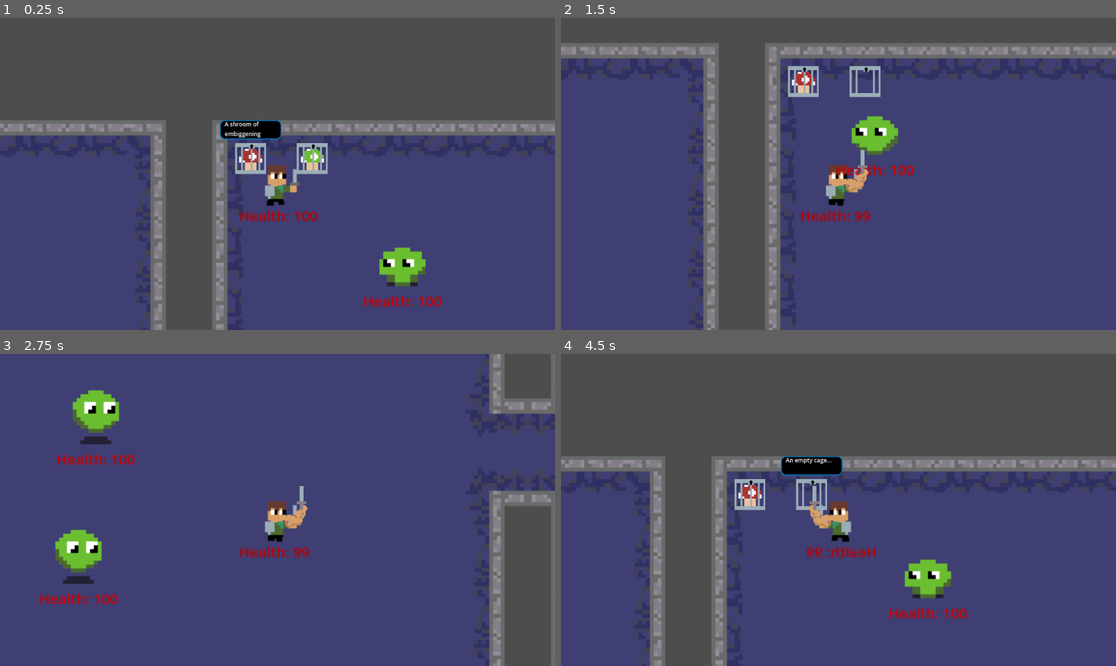
Above: before the commit, frames 1-4 (two rows, left to right).
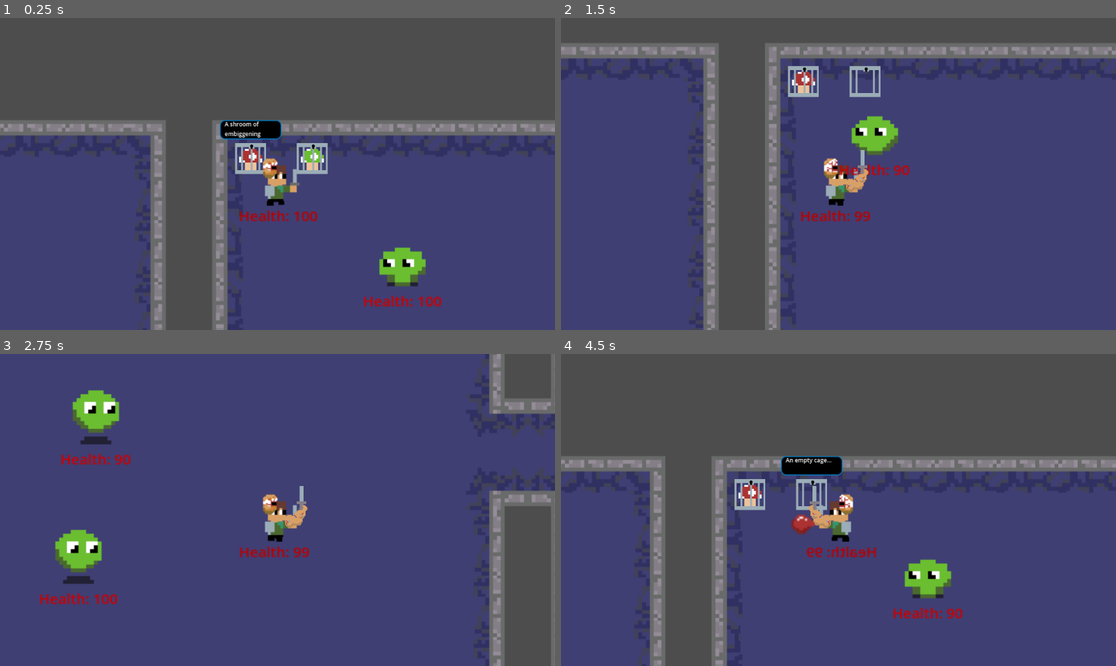
Above: after the commit, the same moments.

Repository: beml201/dungeon_game1
Game: Godot game, scene res://scenes/main.tscn
Two runs of this game, one before a commit and one after it. Both use one fixed random seed, a clock stepped at 60 frames per second and the inputs below. The engine's default icon, where the game draws it, is replaced by a stand-in: a white triangle on a blue panel in a dark square.
Inputs (mouse positions are in pixels of both pictures, inside the frame that each line leads up to):
- Up to frame 1 (0.25 s): no input
- Up to frame 2 (1.5 s): move the mouse to (960, 158) at 0.52 s; hold D (right) 0.53-1.28 s; click (960, 158) at 0.6 s; tap E (shoot, bound only after the commit) at 0.8, 1.35 s; move the mouse to (727, 189) at 1.27 s; hold S (down) from 1.28 s (still down)
- Up to frame 3 (2.75 s): click (166, 525) at 1.55 s; move the mouse to (333, 441) at 2.02 s; release S (down) at 2.03 s; hold D (right) from 2.03 s (still down); click (333, 441) at 2.1 s; tap E (shoot, bound only after the commit) at 2.3 s
- Up to frame 4 (4.5 s): move the mouse to (810, 572) at 2.77 s; release D (right) at 2.78 s; hold W (up) 2.78-3.53 s; tap E (shoot, bound only after the commit) at 2.85, 3.8, 4.35 s; click (810, 572) at 3.05 s; move the mouse to (1005, 556) at 3.52 s; hold A (left) from 3.53 s (still down); click (1005, 556) at 3.6 s; move the mouse to (672, 463) at 4.27 s

The runs differ from the first frame. In frame 1, 0.2% of the frame differs, in the area x 47-51%, y 44-52%; in frame 2, 0.4%; in frame 3, 0.4%; in frame 4, 0.6%, in the area x 41-74%, y 44-85%.

Commit message:
Added ENSEEEN

Diff:
--- a/project.godot
+++ b/project.godot
@@ -50,6 +50,11 @@
 "events": [Object(InputEventMouseButton,"resource_local_to_scene":false,"resource_name":"","device":-1,"window_id":0,"a …(253 unchanged characters)…
 ]
 }
+shoot={
+"deadzone": 0.5,
+"events": [Object(InputEventKey,"resource_local_to_scene":false,"resource_name":"","device":-1,"window_id":0,"alt_pressed":false,"shift_pressed":false,"ctrl_pressed":false,"meta_pressed":false,"pressed":false,"keycode":0,"physical_keycode":69,"key_label":0,"unicode":101,"location":0,"echo":false,"script":null)
+]
+}
 
 [rendering]
 
--- /dev/null
+++ b/scenes/projectile.tscn
@@ -0,0 +1,28 @@
+[gd_scene load_steps=5 format=3 uid="uid://b447j4xtwt3ok"]
+
+[ext_resource type="Script" path="res://scripts/projectile.gd" id="1_nboui"]
+[ext_resource type="Texture2D" uid="uid://r0wp10an7ys6" path="res://assets/blood.png" id="2_ughmo"]
+
+[sub_resource type="CircleShape2D" id="CircleShape2D_s8b5w"]
+
+[sub_resource type="CircleShape2D" id="CircleShape2D_3vwra"]
+
+[node name="Projectile" type="CharacterBody2D"]
+script = ExtResource("1_nboui")
+
+[node name="Sprite2D" type="Sprite2D" parent="."]
+scale = Vector2(2, 2)
+texture = ExtResource("2_ughmo")
+
+[node name="CollisionShape2D" type="CollisionShape2D" parent="."]
+scale = Vector2(0.5, 0.5)
+shape = SubResource("CircleShape2D_s8b5w")
+disabled = true
+
+[node name="Area2D" type="Area2D" parent="."]
+
+[node name="CollisionShape2D" type="CollisionShape2D" parent="Area2D"]
+scale = Vector2(1.2, 1)
+shape = SubResource("CircleShape2D_3vwra")
+
+[connection signal="body_entered" from="Area2D" to="." method="_on_area_2d_body_entered"]
--- a/scenes/sam.tscn
+++ b/scenes/sam.tscn
@@ -204,6 +204,61 @@
 "static": SubResource("Animation_47k0u")
 }
 
+[sub_resource type="Animation" id="Animation_xlysp"]
+length = 0.001
+tracks/0/type = "value"
+tracks/0/imported = false
+tracks/0/enabled = true
+tracks/0/path = NodePath("Eye/Eye:frame")
+tracks/0/interp = 1
+tracks/0/loop_wrap = true
+tracks/0/keys = {
+"times": PackedFloat32Array(0),
+"transitions": PackedFloat32Array(1),
+"update": 1,
+"values": [0]
+}
+
+[sub_resource type="Animation" id="Animation_epbmo"]
+resource_name = "attack"
+length = 0.5
+tracks/0/type = "value"
+tracks/0/imported = false
+tracks/0/enabled = true
+tracks/0/path = NodePath("Eye/Eye:frame")
+tracks/0/interp = 1
+tracks/0/loop_wrap = true
+tracks/0/keys = {
+"times": PackedFloat32Array(0, 0.0666667, 0.133333, 0.233333, 0.333333, 0.4, 0.466667),
+"transitions": PackedFloat32Array(1, 1, 1, 1, 1, 1, 1),
+"update": 1,
+"values": [0, 1, 2, 3, 2, 1, 0]
+}
+
+[sub_resource type="Animation" id="Animation_ukogc"]
+resource_name = "static"
+length = 0.5
+loop_mode = 1
+tracks/0/type = "value"
+tracks/0/imported = false
+tracks/0/enabled = true
+tracks/0/path = NodePath("Eye/Eye:frame")
+tracks/0/interp = 1
+tracks/0/loop_wrap = true
+tracks/0/keys = {
+"times": PackedFloat32Array(0, 0.0666667, 0.466667),
+"transitions": PackedFloat32Array(1, 1, 1),
+"update": 1,
+"values": [0, 1, 0]
+}
+
+[sub_resource type="AnimationLibrary" id="AnimationLibrary_ngt45"]
+_data = {
+"RESET": SubResource("Animation_xlysp"),
+"attack": SubResource("Animation_epbmo"),
+"static": SubResource("Animation_ukogc")
+}
+
 [sub_resource type="Animation" id="Animation_jibnj"]
 length = 0.001
 tracks/0/type = "value"
@@ -310,60 +365,6 @@
 "slash": SubResource("Animation_1jj8w"),
 "walking": SubResource("Animation_06lmu"),
 "walking-slash": SubResource("Animation_mc3fb")
-}
-
-[sub_resource type="Animation" id="Animation_xlysp"]
-length = 0.001
-tracks/0/type = "value"
-tracks/0/imported = false
-tracks/0/enabled = true
-tracks/0/path = NodePath("Eye:frame")
-tracks/0/interp = 1
-tracks/0/loop_wrap = true
-tracks/0/keys = {
-"times": PackedFloat32Array(0),
-"transitions": PackedFloat32Array(1),
-"update": 1,
-"values": [0]
-}
-
-[sub_resource type="Animation" id="Animation_epbmo"]
-resource_name = "attack"
-length = 0.5
-tracks/0/type = "value"
-tracks/0/imported = false
-tracks/0/enabled = true
-tracks/0/path = NodePath("Eye:frame")
-tracks/0/interp = 1
-tracks/0/loop_wrap = true
-tracks/0/keys = {
-"times": PackedFloat32Array(0, 0.0666667, 0.133333, 0.233333, 0.333333, 0.4, 0.466667),
-"transitions": PackedFloat32Array(1, 1, 1, 1, 1, 1, 1),
-"update": 1,
-"values": [0, 1, 2, 3, 2, 1, 0]
-}
-
-[sub_resource type="Animation" id="Animation_ukogc"]
-resource_name = "static"
-length = 0.5
-tracks/0/type = "value"
-tracks/0/imported = false
-tracks/0/enabled = true
-tracks/0/path = NodePath("Eye:frame")
-tracks/0/interp = 1
-tracks/0/loop_wrap = true
-tracks/0/keys = {
-"times": PackedFloat32Array(0, 0.0666667, 0.466667),
-"transitions": PackedFloat32Array(1, 1, 1),
-"update": 1,
-"values": [0, 1, 0]
-}
-
-[sub_resource type="AnimationLibrary" id="AnimationLibrary_ngt45"]
-_data = {
-"RESET": SubResource("Animation_xlysp"),
-"attack": SubResource("Animation_epbmo"),
-"static": SubResource("Animation_ukogc")
 }
 
 [node name="sam" type="CharacterBody2D"]
@@ -476,19 +477,23 @@
 "": SubResource("AnimationLibrary_tdy6o")
 }
 
-[node name="Eye" type="Sprite2D" parent="."]
-visible = false
+[node name="Eye" type="Area2D" parent="."]
+
+[node name="Eye" type="Sprite2D" parent="Eye"]
+position = Vector2(13, 0)
 texture = ExtResource("5_u7kex")
 hframes = 4
+
+[node name="Eye_Animations" type="AnimationPlayer" parent="Eye"]
+root_node = NodePath("../..")
+libraries = {
+"": SubResource("AnimationLibrary_ngt45")
+}
+autoplay = "static"
 
 [node name="Basic_Animations" type="AnimationPlayer" parent="."]
 libraries = {
 "": SubResource("AnimationLibrary_q2h2c")
-}
-
-[node name="Eye_Animations" type="AnimationPlayer" parent="."]
-libraries = {
-"": SubResource("AnimationLibrary_ngt45")
 }
 
 [node name="Camera2D" type="Camera2D" parent="."]
--- a/scripts/global.gd
+++ b/scripts/global.gd
@@ -2,7 +2,7 @@
 
 # Static MetaData
 const TILE_SIZE := 64
-const UPGRADE_OPTIONS := ['EMBIGGEN', 'ENARMEN']
+const UPGRADE_OPTIONS := ['EMBIGGEN', 'ENARMEN', 'ENLEGGEN', 'ENSEEEN', 'EMSPEEDEN', 'ENSHEILDEN', 'ENLIGHTEN']
 const BASE_TILE_DICT := {
 	"ul":Vector2i(0,0), "ml":Vector2i(0,1), "bl":Vector2i(0,2),
 	"um":Vector2i(1,0), "mm":Vector2i(1,1), "bm":Vector2i(1,2),
--- /dev/null
+++ b/scripts/projectile.gd
@@ -0,0 +1,26 @@
+extends CharacterBody2D
+
+var speed = 100
+var player = null
+var direction = Global.player_direction
+var damage = 10
+
+func _ready():
+	global_position.y += 15
+	if Global.player_direction == "right":
+		global_position.x += 25
+	elif Global.player_direction == "left":
+		position.x -= 25
+		speed = -speed
+		$Sprite2D.flip_h = true
+
+func _physics_process(delta):
+	move_and_slide()
+	velocity.x = speed
+
+func _on_area_2d_body_entered(body: Node2D) -> void:
+	if not body.has_method("player") and body.name!="Projectile":
+		if body.has_method("_take_damage"):
+			body.check_for_damage = true
+			body._take_damage(damage)
+		queue_free()
--- a/scripts/sam.gd
+++ b/scripts/sam.gd
@@ -14,6 +14,9 @@
 var is_attacking = false
 var animation_melee = null
 var animation_walk = null
+var animation_shoot = null
+const Projectile = preload("res://scenes/projectile.tscn")
+
 #var player_current_attack = false
 #@onready var SpriteChange = load("res://scenes/mushroom.tscn").instantiate()
 func _ready() -> void:
@@ -44,6 +47,11 @@
 	animation_melee = $Arm/Arm_Animations
 	strength += 20
 	$SamEmbiggened/Sprite2D.texture = load("res://assets/animations/lil dude ahhh my arm.png")
+
+func _load_eye():
+	$Eye.show()
+
+
 
 func _take_damage(damage):
 	health -= damage
@@ -136,6 +144,14 @@
 		#$Basic_Animations.play("walking-slash")
 		animation_melee.play("slash")
 		Global.player_attack.emit(strength)
+
+	if event.is_action("shoot") and not is_attacking:
+		is_attacking = true
+		var projectile = Projectile.instantiate()
+		projectile.global_position = $Eye.global_position
+		get_parent().add_child(projectile)
+		await get_tree().create_timer(0.1).timeout
+		is_attacking = false
 		#print('attack')
 	#if event is InputEventMouseButton and Global.player_can_attack:
 		#Global.player_current_attack = true
Binary file added: assets/blood.png
Not shown, added: assets/blood.png.import
Not shown: 1 places in scenes/mob_crawl.tscn that only renumber resources
